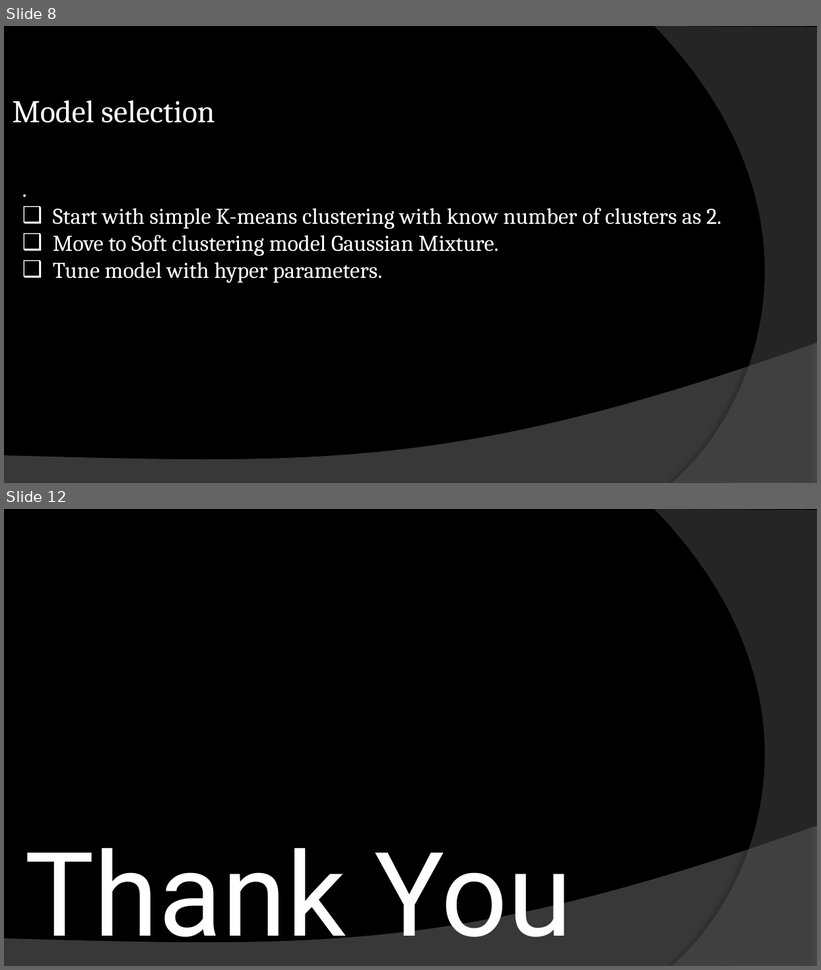
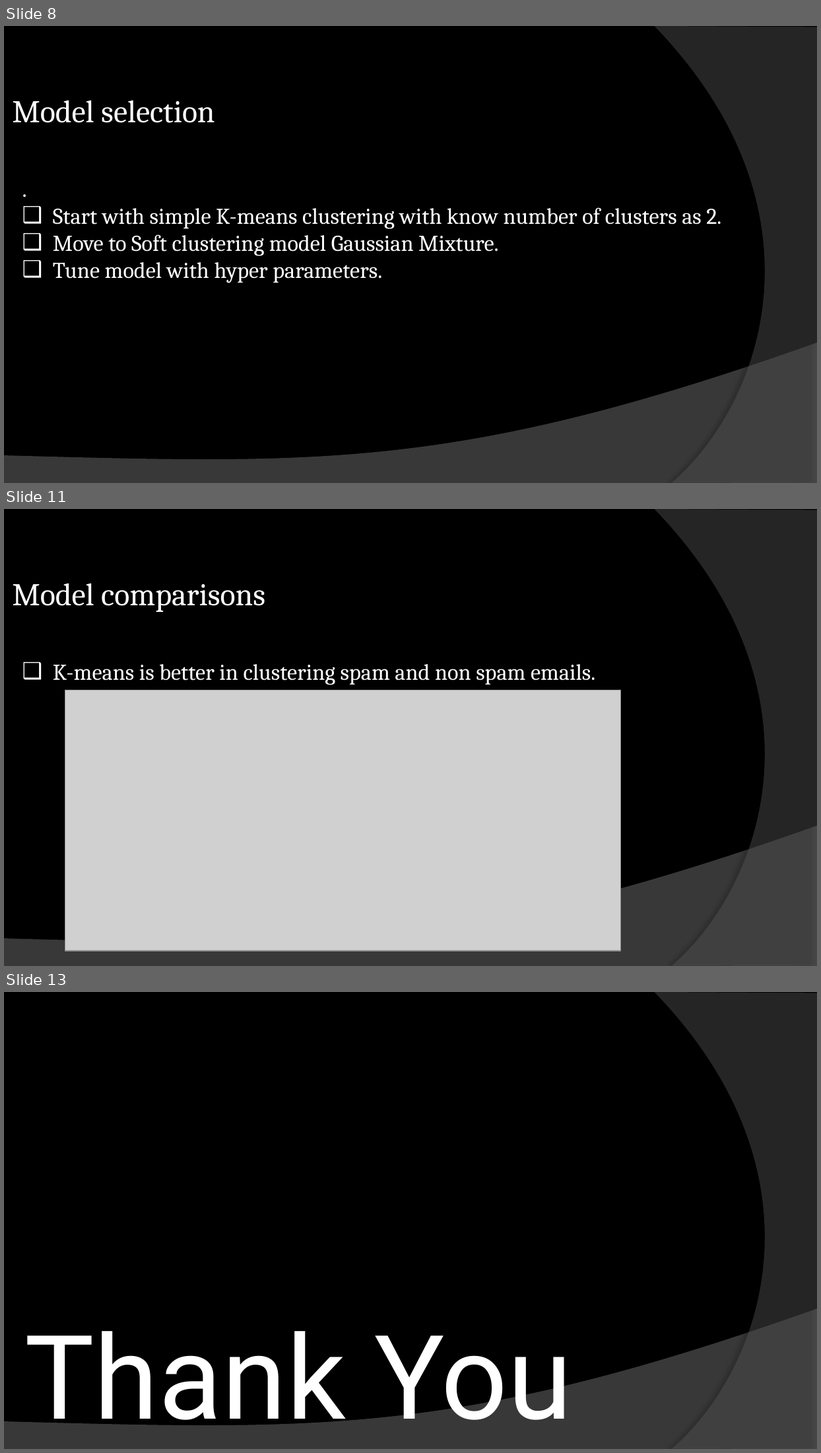
Before and after one commit to krupakar010/DATA-401, a slide deck: CapstoneIII_email_clustering.pptx. Shown one above the other, each under a label of ours: slides 8 and 12 before the commit, slides 8, 11 and 13 after it; the slides between them are not shown. The pictures are 821x970 and 821x1453 pixels, drawn with LibreOffice and Linux fonts; fonts in the diff are those of the drawing; grey boxes stand for pictures; background and template pictures are left out. Boxes give left, top, right and bottom in pixels: in the first picture for what was removed or moved away, otherwise in the second. Text is boxed around its words. In the diff, an @@ line names an element or a change of style, - is before the commit and + after.

```diff
--- a/CapstoneIII_email_clustering.pptx
+++ b/CapstoneIII_email_clustering.pptx
@@ slide 11 added at [4, 509, 817, 966], background picture (left out); not listed: 2 template elements that a slide beside it also shows @@
@@ subtitle added at [12, 583, 265, 612], 28 pt, text #FFFFFF @@
+Model comparisons
@@ subtitle added at [53, 664, 595, 685], 20 pt, text #FFFFFF @@
+❑ K-means is better in clustering spam and non spam emails.
@@ picture added at [65, 691, 620, 951] @@
@@ what was slide 12 is now slide 13 @@
```
Also in this commit, not shown: 6 slides changed.
